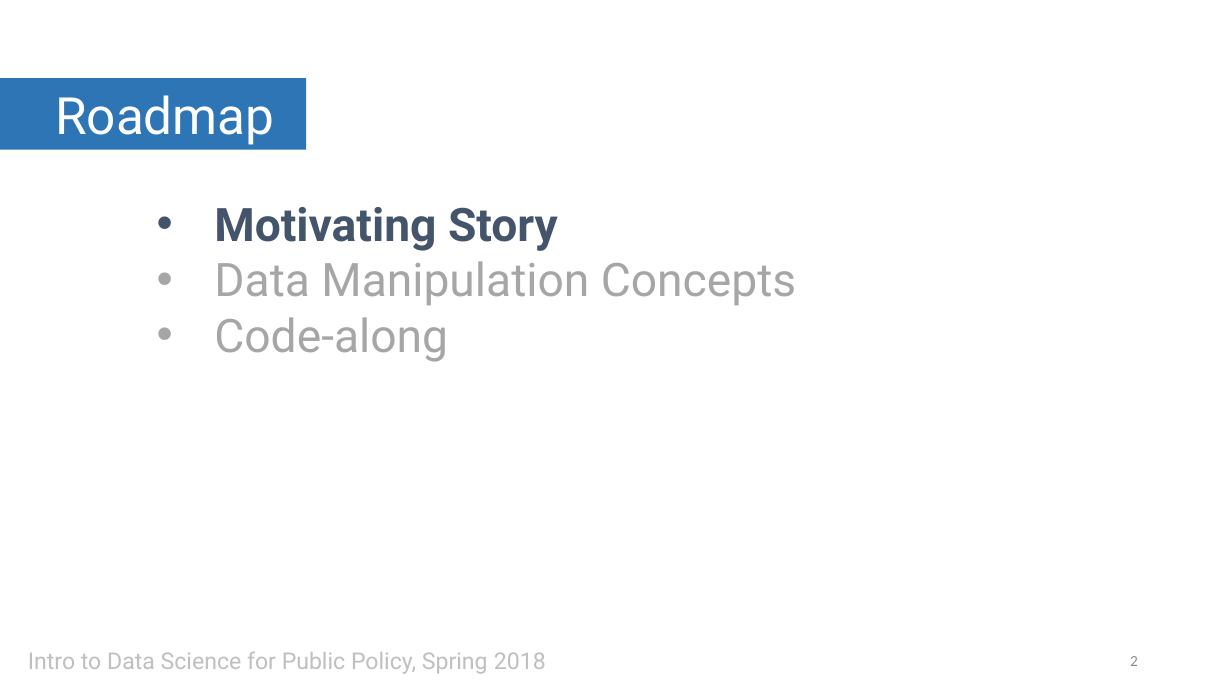
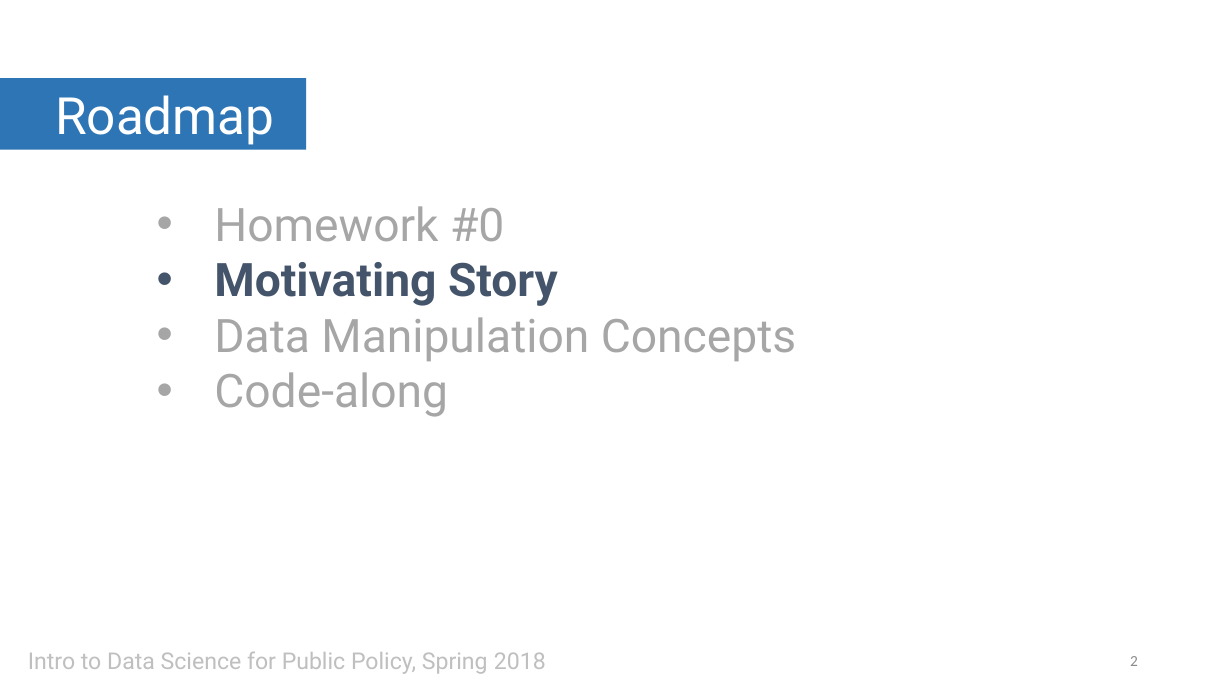
Before and after one commit to SigmaMonstR/data-science, a slide deck: slide 2 of lecture-02/slides.pptx. Drawn at 1232x693 pixels with LibreOffice and Linux fonts; fonts in the diff are those of the drawing. Boxes give left, top, right and bottom in pixels: in the first picture for what was removed or moved away, otherwise in the second. Text is boxed around its words. In the diff, an @@ line names an element or a change of style, - is before the commit and + after.

```diff
--- a/lecture-02/slides.pptx
+++ b/lecture-02/slides.pptx
@@ text at [214,206,504,241]: paragraph added @@
+• Homework #0
```
Also in this commit, not shown: 1 other slide changed, 8 other files.
